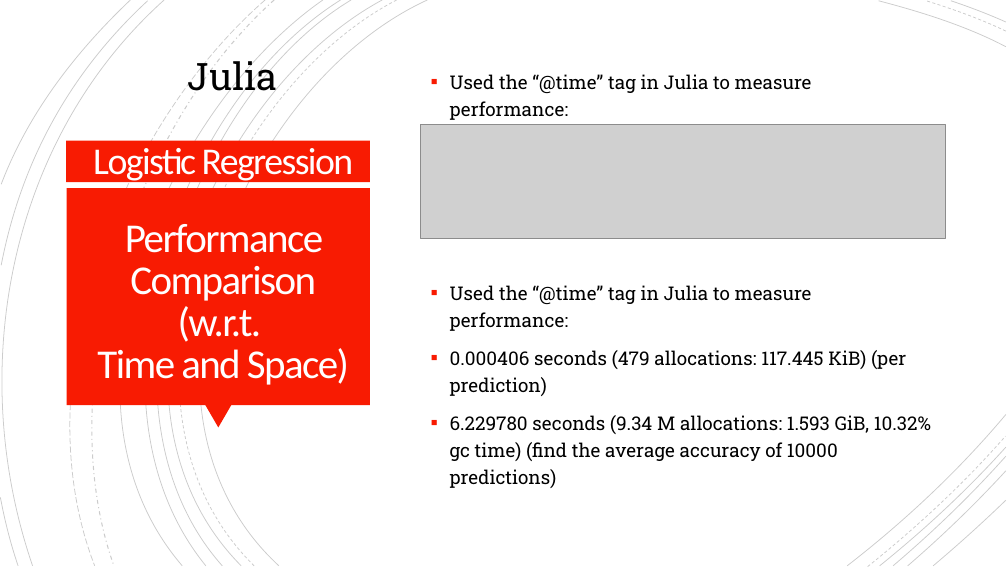
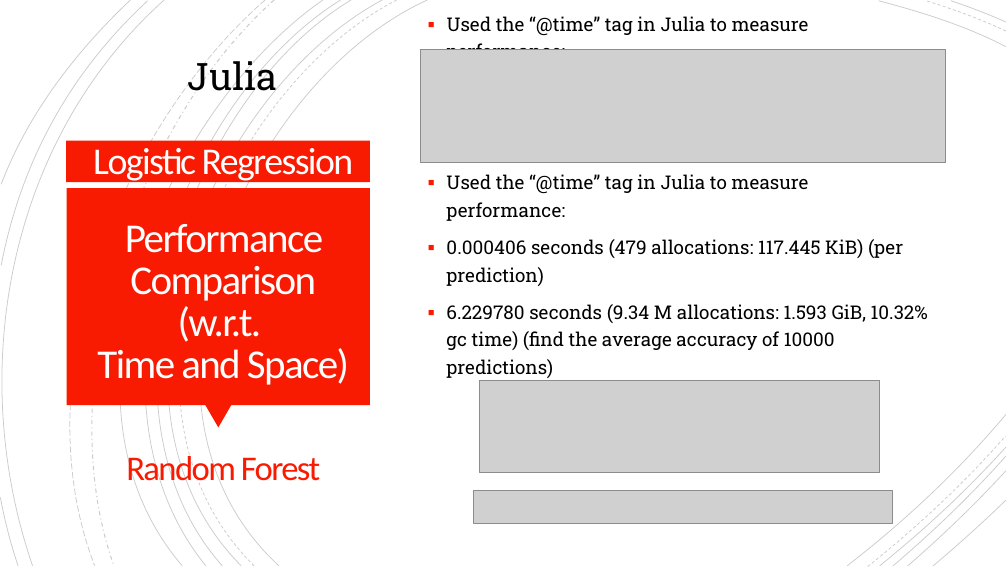
Before and after one commit to ymart1n/ML-Research-Repo, a slide deck: slide 3 of Homework 1/hw1-pre.pptx. Drawn at 1008x567 pixels with LibreOffice and Linux fonts; fonts in the diff are those of the drawing; grey boxes stand for pictures. Boxes give left, top, right and bottom in pixels: in the first picture for what was removed or moved away, otherwise in the second. Text is boxed around its words. In the diff, an @@ line names an element or a change of style, - is before the commit and + after.

```diff
--- a/Homework 1/hw1-pre.pptx
+++ b/Homework 1/hw1-pre.pptx
@@ text "Used the “@time” tag in ..." rewrapped from (450,74,812,120) to (447,16,809,50) @@
@@ picture: place and size @@
-picture at (420,125,946,238)
+picture at (420,49,946,163)
@@ text "Used the “@time” tag in ...": place and size @@
-text "Used the “@time” tag in ..." at (450,285,931,488)
+text "Used the “@time” tag in ..." at (446,174,928,378)
@@ picture added at (479,380,880,473) @@
@@ text added at (126,452,320,489), 33 pt, text #F81B02 @@
+Random Forest
@@ picture added at (473,490,892,523) @@
```
Also in this commit, not shown: 3 other slides changed, 1 slide added, 3 slides removed, 3 other files.
